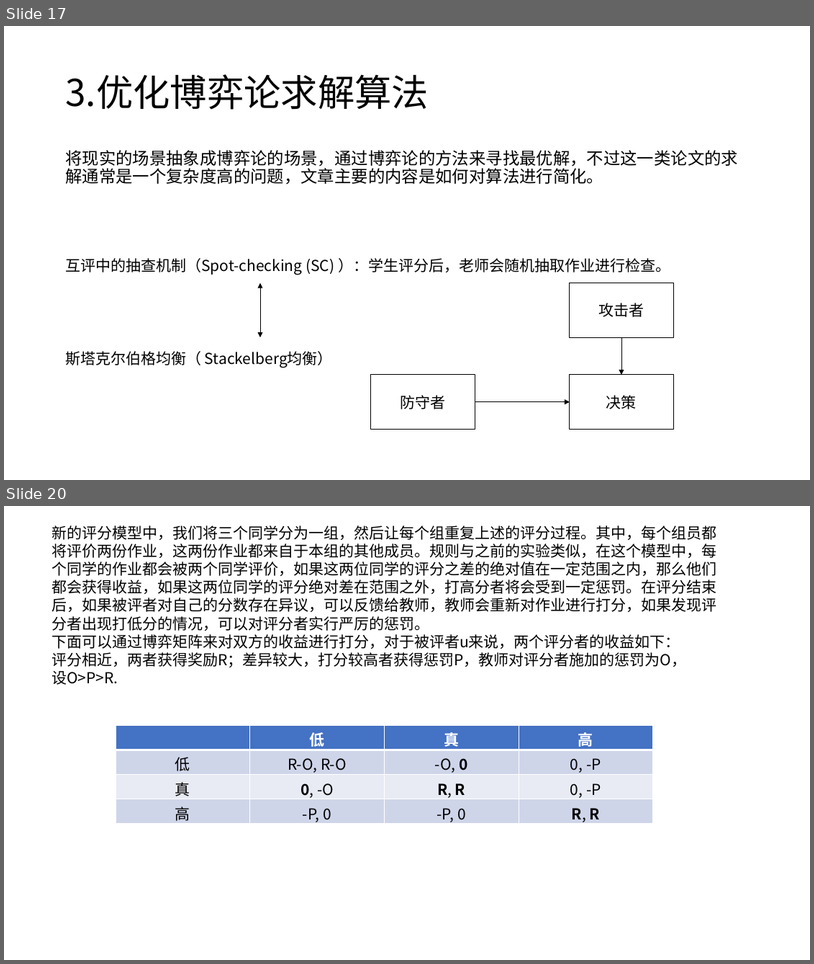
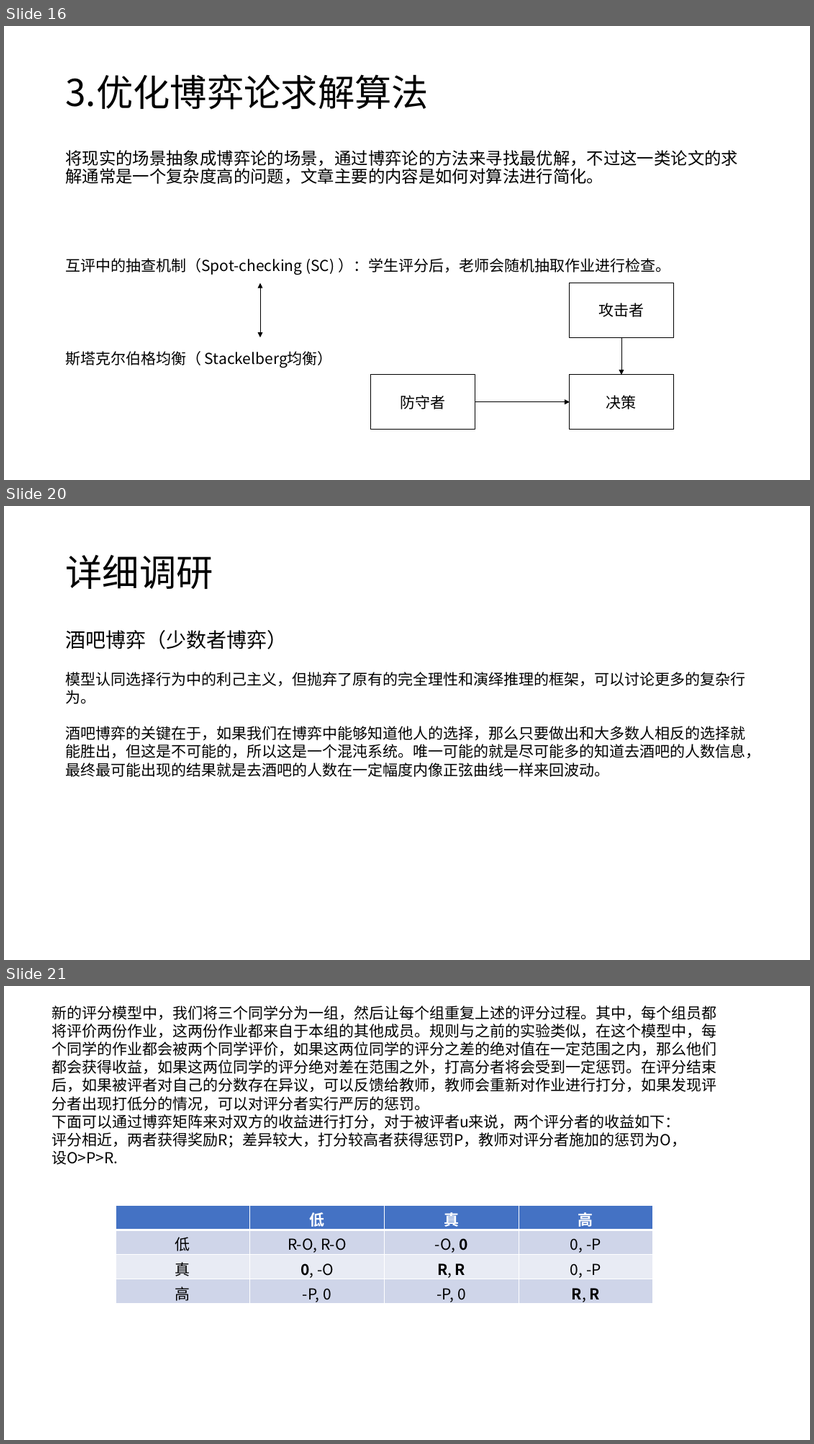
Before and after one commit to CHDYPY/paper, a slide deck: 报告/2021年9月4日/杨攀原.pptx. Shown one above the other, each under a label of ours: slides 17 and 20 before the commit, slides 16, 20 and 21 after it; the slides between them are not shown. The pictures are 814x964 and 814x1444 pixels, drawn with LibreOffice and Linux fonts; fonts in the diff are those of the drawing. Boxes give left, top, right and bottom in pixels: in the first picture for what was removed or moved away, otherwise in the second. Text is boxed around its words. In the diff, an @@ line names an element or a change of style, - is before the commit and + after.

```diff
--- a/报告/2021年9月4日/杨攀原.pptx
+++ b/报告/2021年9月4日/杨攀原.pptx
@@ slide 20 added at box(4, 506, 810, 960), background #FFFFFF @@
@@ title added at box(65, 555, 213, 589), 44 pt, text #000000 @@
+详细调研
@@ text added at box(65, 630, 761, 777), 18 pt, text #000000 @@
+酒吧博弈（少数者博弈）
+模型认同选择行为中的利己主义，但抛弃了原有的完全理性和演绎推理的框架，可以讨论更多的复杂行为。
+酒吧博弈的关键在于，如果我们在博弈中能够知道他人的选择，那么只要做出和大多数人相反的选择就能胜出，但这是不可能的，所以这是一个混沌系统。唯一可能的就是尽可能多的知道去酒吧的人数信息，最终最可能出现的结果就是去酒吧的人数在一定幅度内像正弦曲线一样来回波动。
@@ what was slide 17 is now slide 16 @@
@@ what was slide 20 is now slide 21 @@
```
Also in this commit, not shown: 1 slide changed, 2 other slides added, 2 slides removed, 2 other files.
